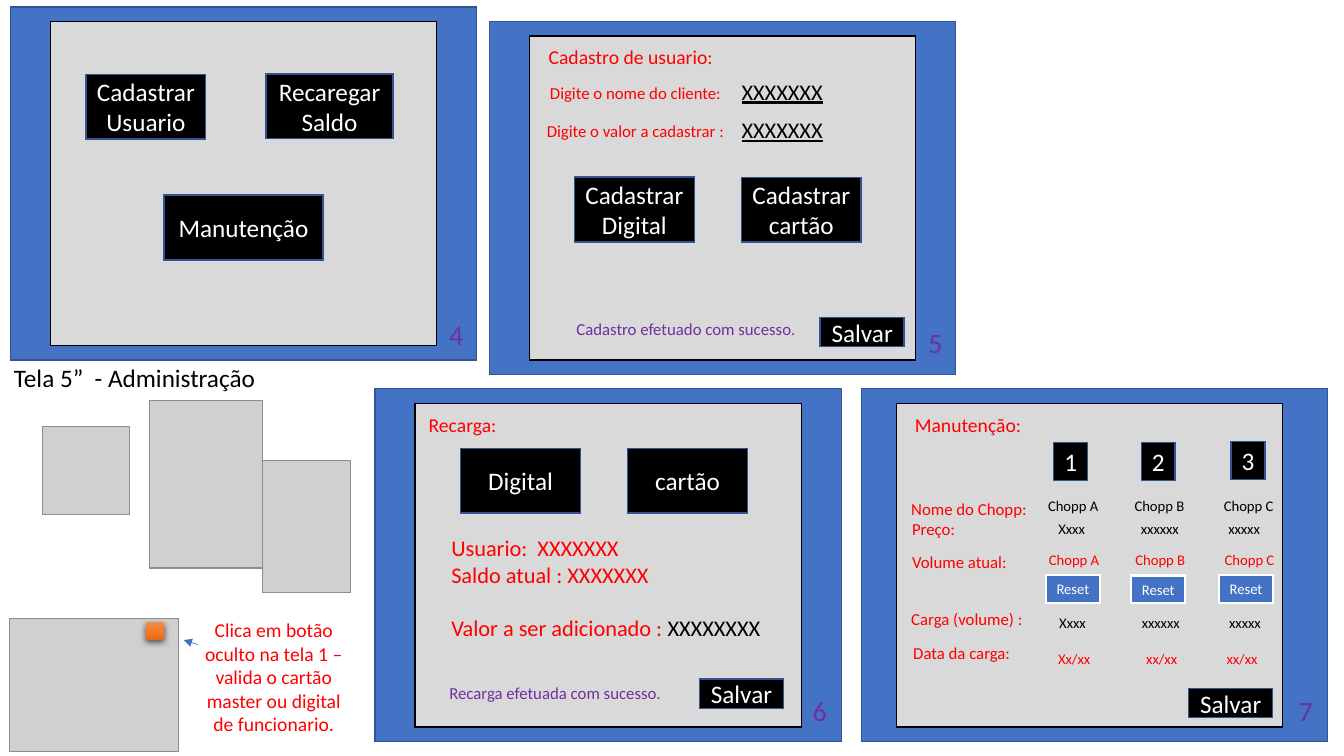
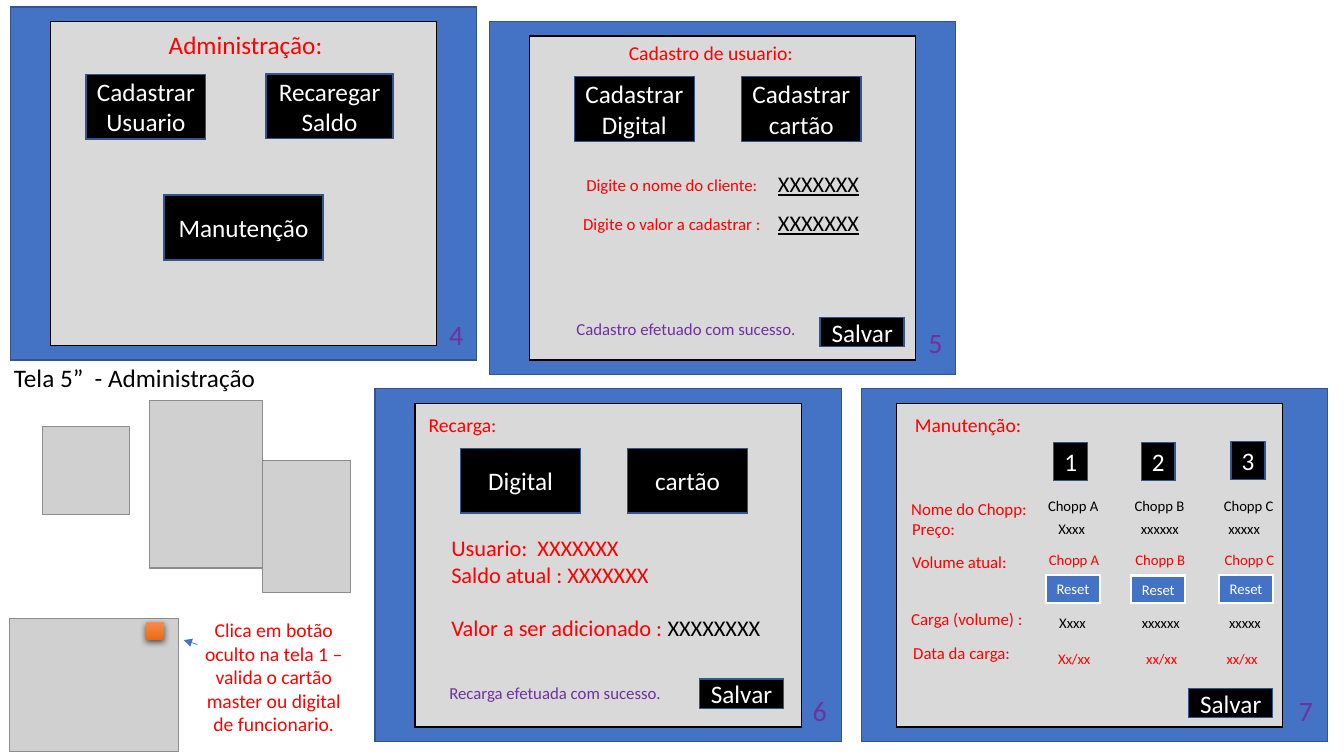
Before and after one commit to murchelon/MarSidFla, a slide deck: slide 3 of Docs/chopp com biometria.pptx. Drawn at 1344x756 pixels with LibreOffice and Linux fonts; fonts in the diff are those of the drawing; grey boxes stand for pictures. Boxes give left, top, right and bottom in pixels: in the first picture for what was removed or moved away, otherwise in the second. Text is boxed around its words. In the diff, an @@ line names an element or a change of style, - is before the commit and + after.

```diff
--- a/Docs/chopp com biometria.pptx
+++ b/Docs/chopp com biometria.pptx
@@ text added at [169,36,323,59], 18 pt, text #FF0000 @@
+Administração:
@@ text "Cadastro de usuario:": place and size @@
-text "Cadastro de usuario:" at [549,50,713,64]
+text "Cadastro de usuario:" at [629,46,793,60]
@@ rectangle "Cadastrar Digital": place and size @@
-rectangle "Cadastrar Digital" at [575,177,695,242]
+rectangle "Cadastrar Digital" at [575,77,695,141]
@@ rectangle "Cadastrar cartão": place and size @@
-rectangle "Cadastrar cartão" at [742,177,862,242]
+rectangle "Cadastrar cartão" at [742,77,862,141]
@@ text "Digite o nome do cliente:": place and size @@
-text "Digite o nome do cliente:" at [550,87,721,102]
+text "Digite o nome do cliente:" at [586,179,757,194]
@@ text "XXXXXXX": place and size @@
-text "XXXXXXX" at [742,85,823,104]
+text "XXXXXXX" at [778,177,859,196]
@@ text "Digite o valor a cadastrar ...": place and size @@
-text "Digite o valor a cadastrar ..." at [547,125,715,140]
+text "Digite o valor a cadastrar ..." at [583,218,752,233]
@@ text "XXXXXXX": place and size @@
-text "XXXXXXX" at [742,123,823,142]
+text "XXXXXXX" at [778,216,859,235]
```
Also in this commit, not shown: 11 other files.
